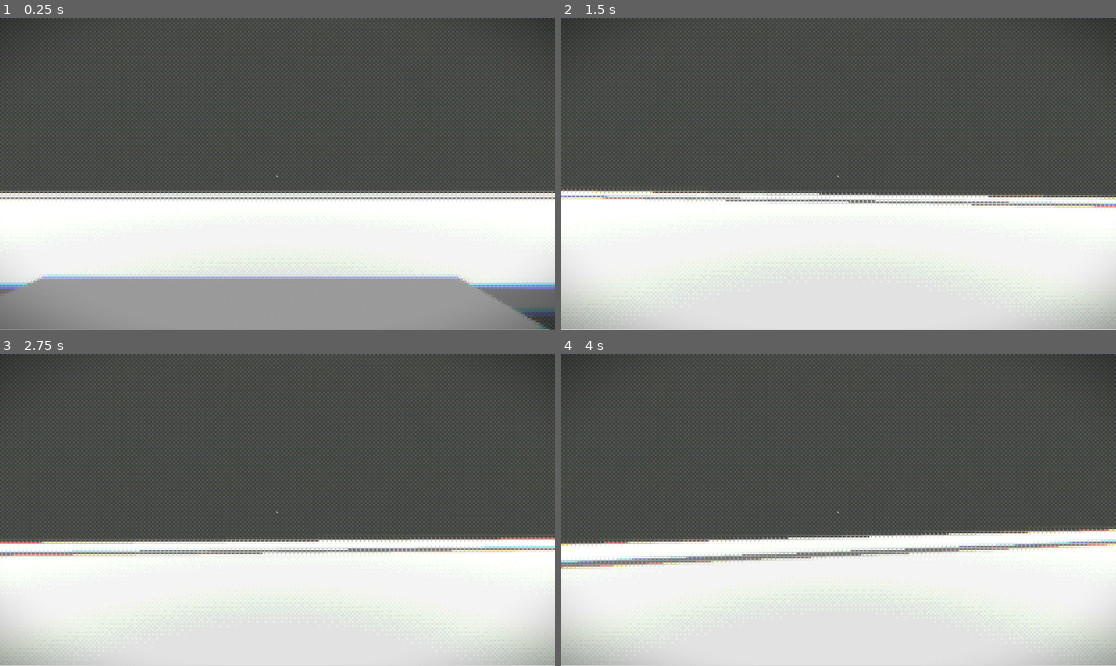
Above: before the commit, frames 1-4 (two rows, left to right).
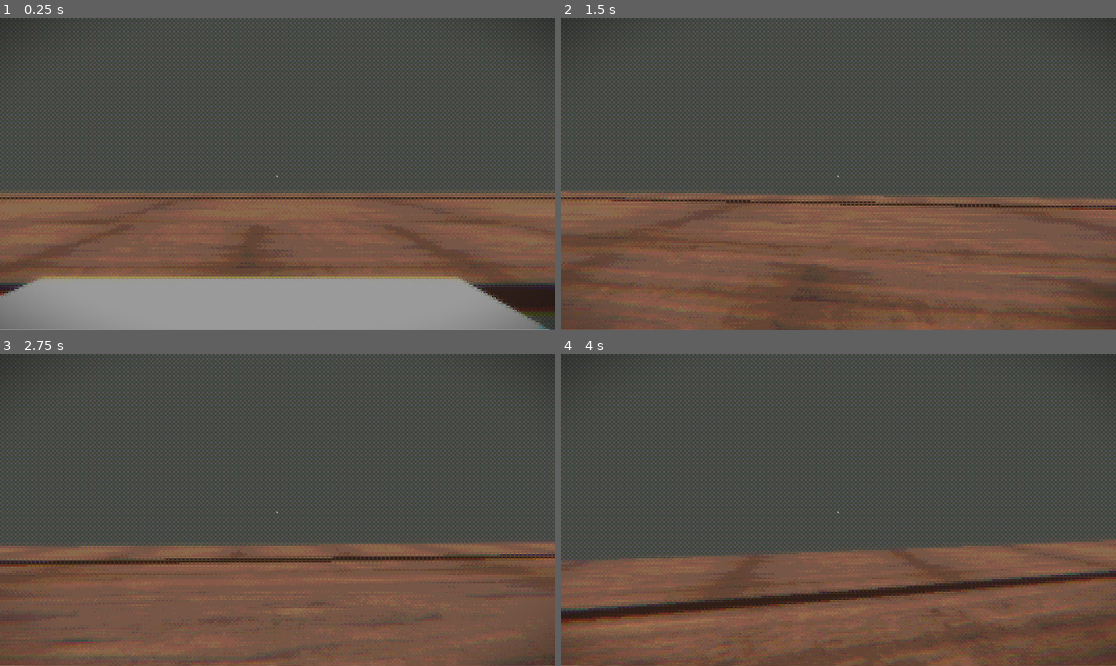
Above: after the commit, the same moments.

Repository: perrobot64-developer64/Juego_de_CarreFur
Game: Godot game, scene res://Escenas/test.tscn
Two runs of this game, one before a commit and one after it. Both use one fixed random seed, a clock stepped at 60 frames per second and the inputs below. The project has no main scene, so this scene is started directly.
Inputs (mouse positions are in pixels of both pictures, inside the frame that each line leads up to):
- Up to frame 1 (0.25 s): no input
- Up to frame 2 (1.5 s): tap Enter at 0.5 s; move the mouse to (866, 174) at 0.52 s; hold Up (ui_up) from 0.53 s (still down); move the mouse to (810, 174) at 1.27 s
- Up to frame 3 (2.75 s): keep holding Up (ui_up); move the mouse to (288, 503) at 2.02 s
- Up to frame 4 (4 s): keep holding Up (ui_up); move the mouse to (832, 516) at 2.77 s; move the mouse to (877, 513) at 3.52 s

The runs differ from the first frame. In frame 1, 30% of the frame differs, in the area x 0-100%, y 55-97%; in frame 2, 44%, in the area x 0-100%, y 54-100%; in frame 3, 41%; in frame 4, 42%.

Commit message:
ajustes

Diff:
--- a/Escenas/Player/player.gd
+++ b/Escenas/Player/player.gd
@@ -1,6 +1,6 @@
 extends CharacterBody3D
 
-const SPEED = 5.0
+const SPEED = 7.0
 
 @onready var camera: Camera3D = $Camera3D
 
--- a/Escenas/test.tscn
+++ b/Escenas/test.tscn
@@ -1,14 +1,18 @@
-[gd_scene load_steps=9 format=3 uid="uid://dejjb57clxriy"]
+[gd_scene load_steps=11 format=3 uid="uid://dejjb57clxriy"]
 
 [ext_resource type="PackedScene" uid="uid://b5tm1c43ol88c" path="res://Escenas/Player/Player.tscn" id="1_uahsp"]
+[ext_resource type="Texture2D" uid="uid://i0sxact7q8ho" path="res://Texturas/Madera Good.jpg" id="2_6qqve"]
 [ext_resource type="ArrayMesh" uid="uid://b0q1620s5blbn" path="res://Escenas/Sin_nombre.obj" id="2_d1ytv"]
-[ext_resource type="ArrayMesh" uid="uid://iog6ewce4n7o" path="res://Assets/Models/Sin_nombre.obj" id="3_m32vk"]
+[ext_resource type="ArrayMesh" uid="uid://iog6ewce4n7o" path="res://Assets/Models/man.obj" id="3_m32vk"]
 [ext_resource type="Texture2D" uid="uid://4oa0d5g4w45p" path="res://Assets/Models/man_t256.png" id="3_ypmfe"]
 
 [sub_resource type="BoxMesh" id="BoxMesh_d1ytv"]
 
 [sub_resource type="ConvexPolygonShape3D" id="ConvexPolygonShape3D_m32vk"]
 points = PackedVector3Array(-0.5, -0.5, -0.5, 0.5, 0.5, 0.5, 0.5, -0.5, 0.5, 0.5, 0.5, -0.5, -0.5, 0.5, 0.5, 0.5, -0.5, -0.5, -0.5, -0.5, 0.5, -0.5, 0.5, -0.5)
+
+[sub_resource type="StandardMaterial3D" id="StandardMaterial3D_y34lp"]
+albedo_texture = ExtResource("2_6qqve")
 
 [sub_resource type="ConcavePolygonShape3D" id="ConcavePolygonShape3D_ypmfe"]
 data = PackedVector3Array(-10.8937, 4.7559, -1.2141, -8.8937, 4.7559, -1.2141, -10.8937, 4.7559, 0.7859, -10.8937, 4.75 …(7553 unchanged characters)…
@@ -35,6 +39,7 @@
 
 [node name="MeshInstance3D2" type="MeshInstance3D" parent="."]
 transform = Transform3D(1, 0, 0, 0, 1, 0, 0, 0, 1, -28.1592, -0.802197, -19.0699)
+material_override = SubResource("StandardMaterial3D_y34lp")
 mesh = ExtResource("2_d1ytv")
 
 [node name="StaticBody3D" type="StaticBody3D" parent="MeshInstance3D2"]
Not shown, removed: Assets/Models/Sin_nombre.obj.import
Renamed: Assets/Models/Sin_nombre.obj -> Assets/Models/man.obj
Not shown, added: Assets/Models/man.obj.import
